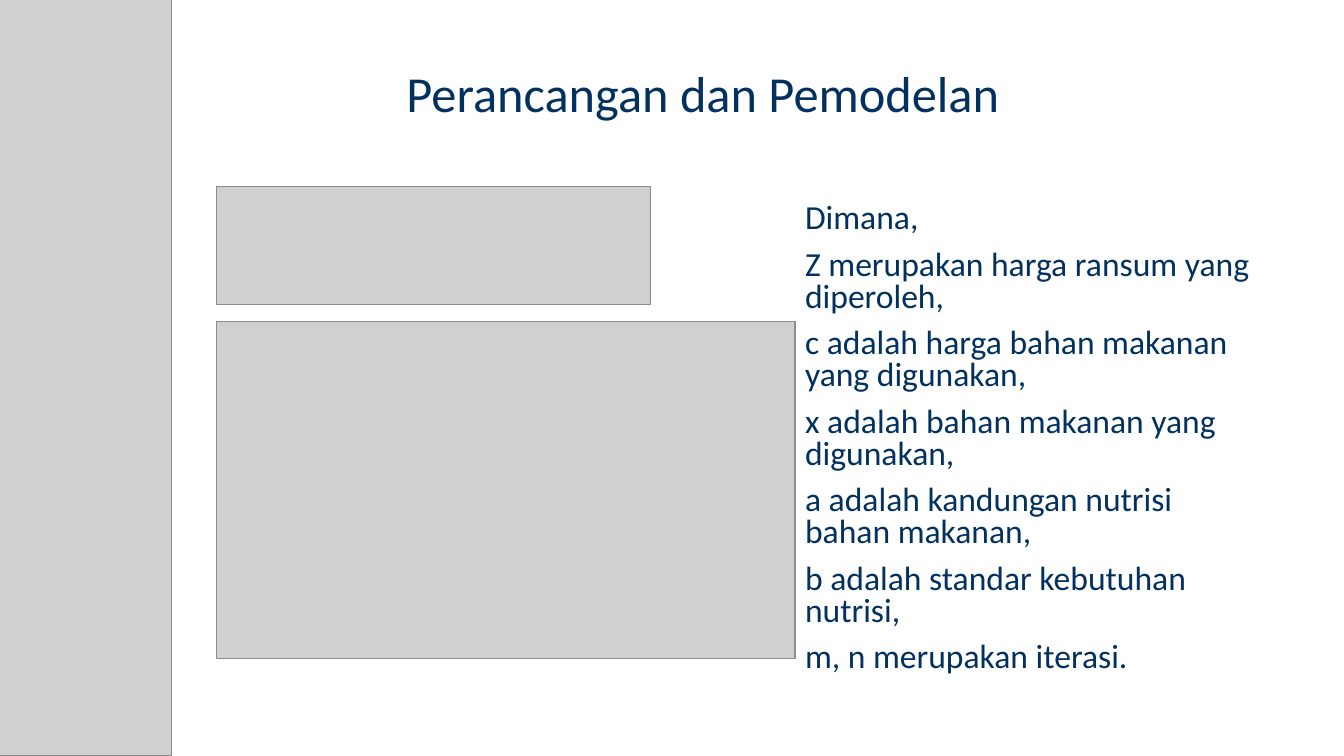
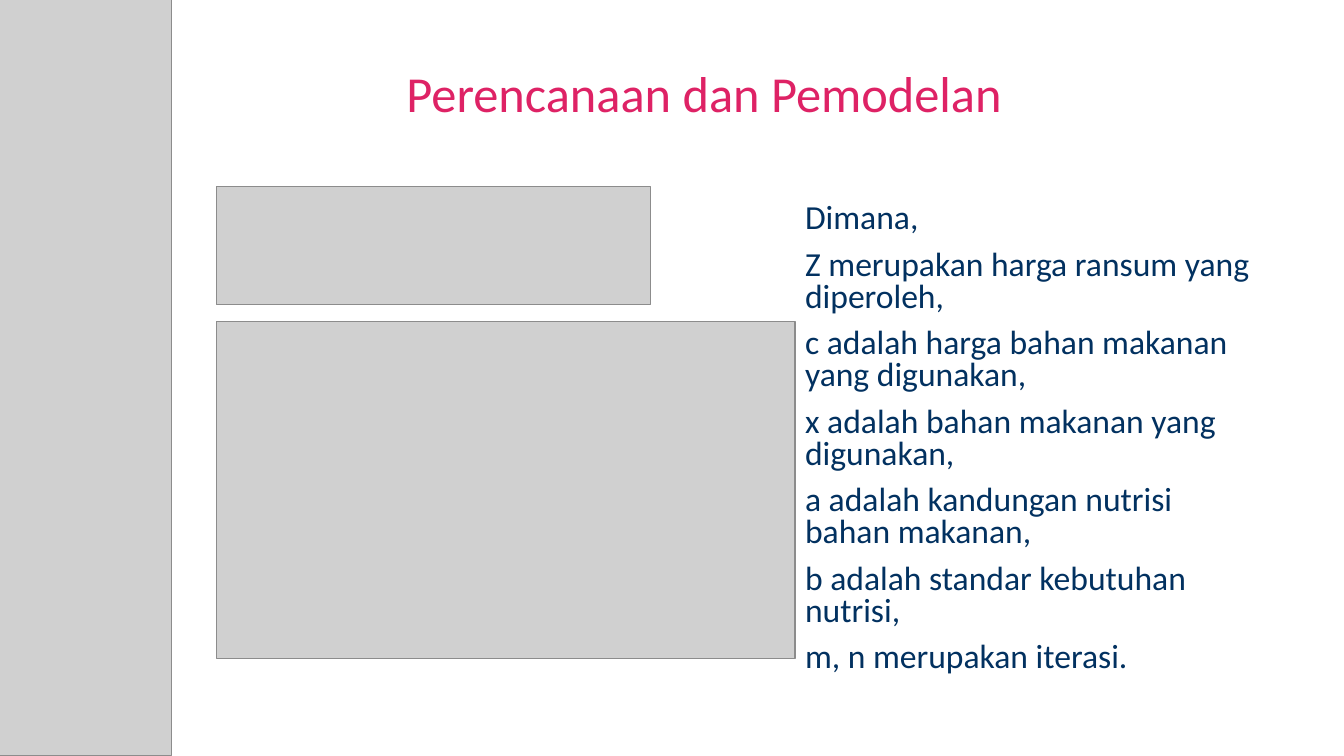
Before and after one commit to alinnural/skripsi, a slide deck: slide 13 of PENULISAN/Kolokium/Kolokium_G64154068_040917.pptx. Drawn at 1344x756 pixels with LibreOffice and Linux fonts; fonts in the diff are those of the drawing; grey boxes stand for pictures. Boxes give left, top, right and bottom in pixels: in the first picture for what was removed or moved away, otherwise in the second. Text is boxed around its words. In the diff, an @@ line names an element or a change of style, - is before the commit and + after.

```diff
--- a/PENULISAN/Kolokium/Kolokium_G64154068_040917.pptx
+++ b/PENULISAN/Kolokium/Kolokium_G64154068_040917.pptx
@@ title at [406, 77, 1002, 113]: text changed; text colour #023160 to #DE2265 @@
-Perancangan dan Pemodelan
+Perencanaan dan Pemodelan
```
Also in this commit, not shown: 6 other slides changed, 11 slides added, 2 slides removed, 2 other files.
